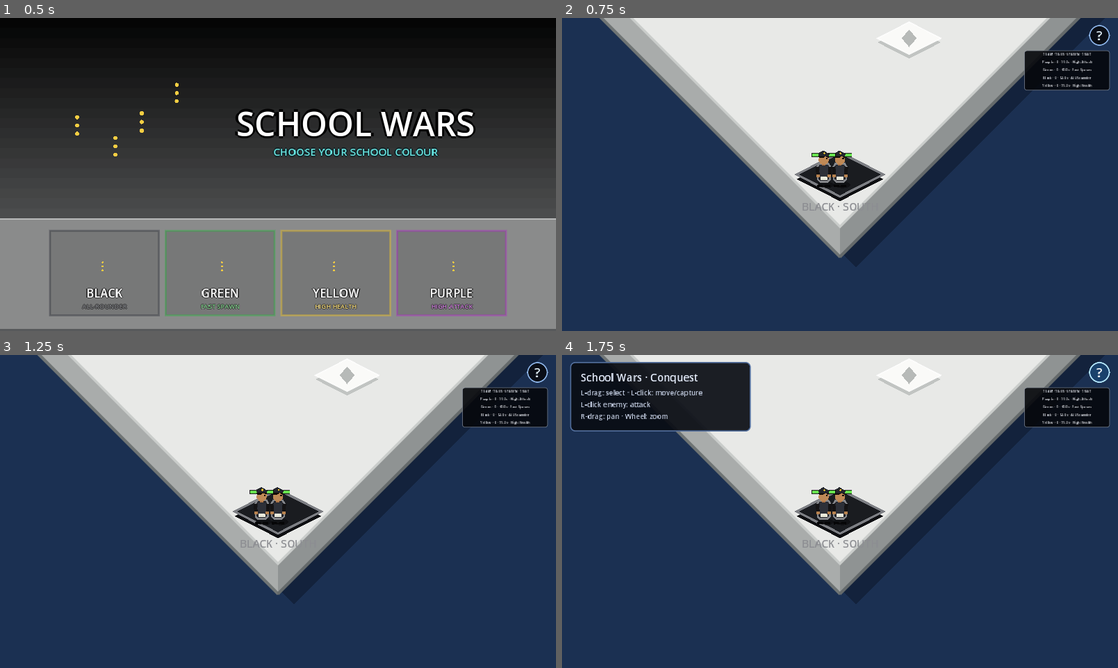
Above: before the commit, frames 1-4 (two rows, left to right).
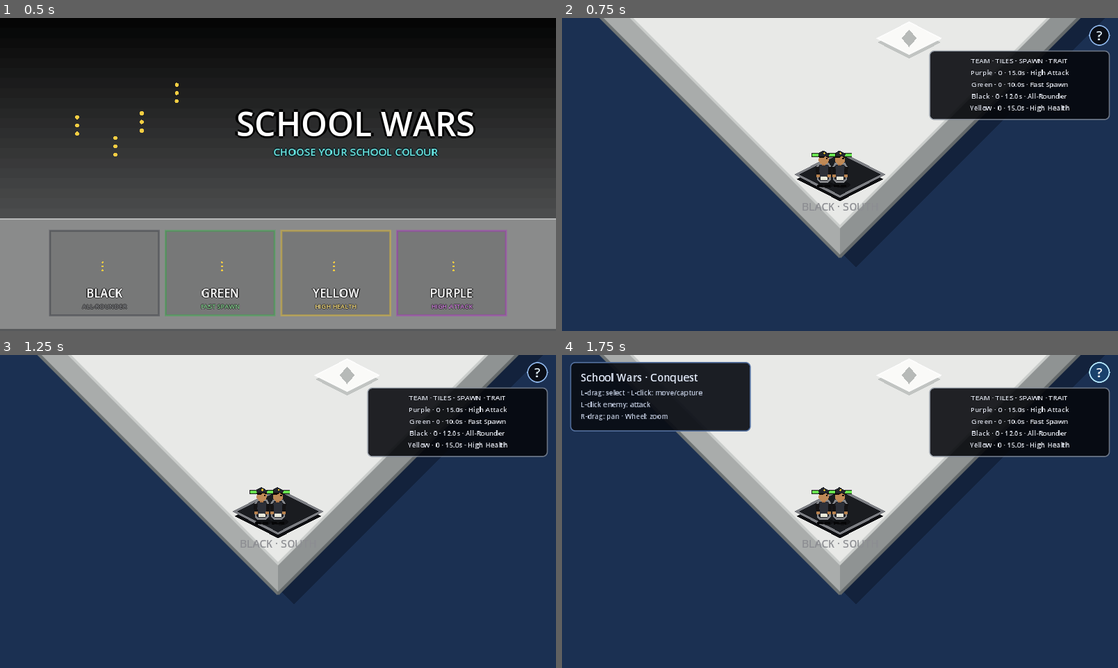
Above: after the commit, the same moments.

Repository: knigfty/school-wars
Game: Godot game, scene res://Scenes/main.tscn
Same seed, same stepped clock (60 frames per second), same inputs: the game is played once before the commit and once after it.
Inputs (mouse positions are in pixels of both pictures, inside the frame that each line leads up to):
- Up to frame 1 (0.5 s): no input
- Up to frame 2 (0.75 s): click (667, 274) at 0.5 s
- Up to frame 3 (1.25 s): no input
- Up to frame 4 (1.75 s): click "?" at 1.25 s

Frame 1 is identical in both runs. In frame 2, 5.7% of the frame differs, in the area x 66-99%, y 10-33%; in frame 3, 5.7%; in frame 4, 5.7%, in the area x 4-99%, y 10-33%.

Commit message:
ui: match team status to help panel size

Diff:
--- a/Scenes/movement_test.tscn
+++ b/Scenes/movement_test.tscn
@@ -36,15 +36,15 @@
 
 [sub_resource type="StyleBoxFlat" id="StyleBoxFlat_status"]
 bg_color = Color(0.02, 0.025, 0.04, 0.88)
-border_width_left = 1
-border_width_top = 1
-border_width_right = 1
-border_width_bottom = 1
+border_width_left = 2
+border_width_top = 2
+border_width_right = 2
+border_width_bottom = 2
 border_color = Color(0.5, 0.53, 0.58, 0.8)
-corner_radius_top_left = 4
-corner_radius_top_right = 4
-corner_radius_bottom_right = 4
-corner_radius_bottom_left = 4
+corner_radius_top_left = 8
+corner_radius_top_right = 8
+corner_radius_bottom_right = 8
+corner_radius_bottom_left = 8
 
 [sub_resource type="LabelSettings" id="LabelSettings_title"]
 font_size = 18
@@ -253,19 +253,19 @@
 anchors_preset = 1
 anchor_left = 1.0
 anchor_right = 1.0
-offset_left = -162.0
+offset_left = -326.0
 offset_top = 56.0
 offset_right = -14.0
-offset_bottom = 119.0
+offset_bottom = 176.0
 grow_horizontal = 0
 theme_override_styles/panel = SubResource("StyleBoxFlat_status")
 
 [node name="TeamStatus" type="Label" parent="HUD/StatusPanel"]
 layout_mode = 2
-theme_override_constants/outline_size = 1
+theme_override_constants/outline_size = 2
 theme_override_colors/font_color = Color(0.9, 0.92, 0.96, 1)
 theme_override_colors/font_outline_color = Color(0.02, 0.02, 0.03, 1)
-theme_override_font_sizes/font_size = 6
+theme_override_font_sizes/font_size = 12
 text = "TEAM · TILES · SPAWN · TRAIT"
 horizontal_alignment = 1
 vertical_alignment = 1
